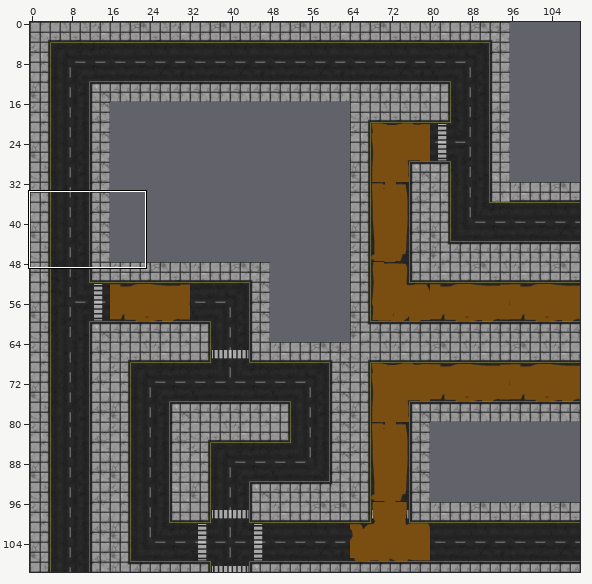
Tiled map (JSON) -- src/stages/circuit11.json. The first picture is a wide view before the edit; the outline marks the close-up.
Close-up. Before the commit:
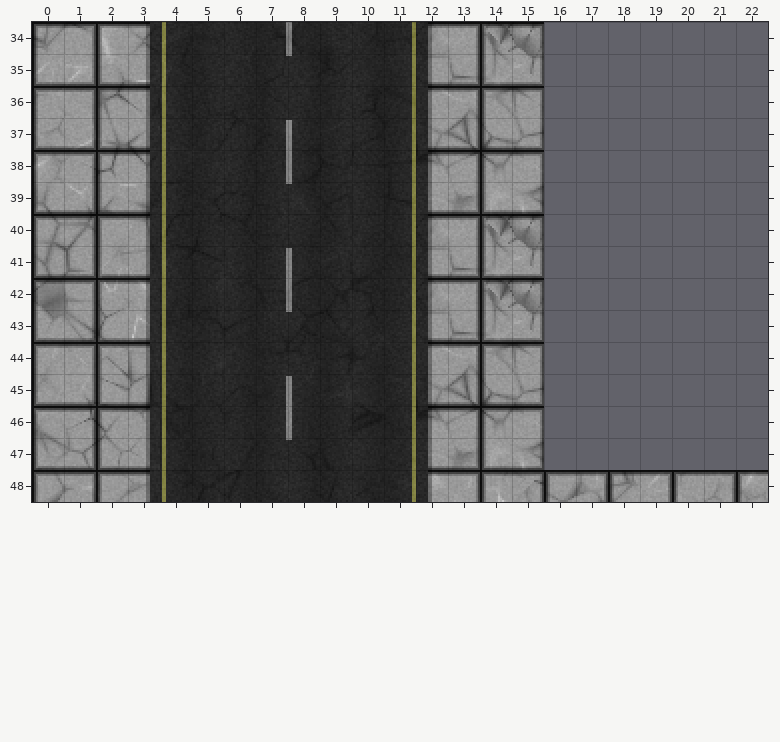
Cells are 16x16 px. Shown: x 0..22, y 34..48.
After:
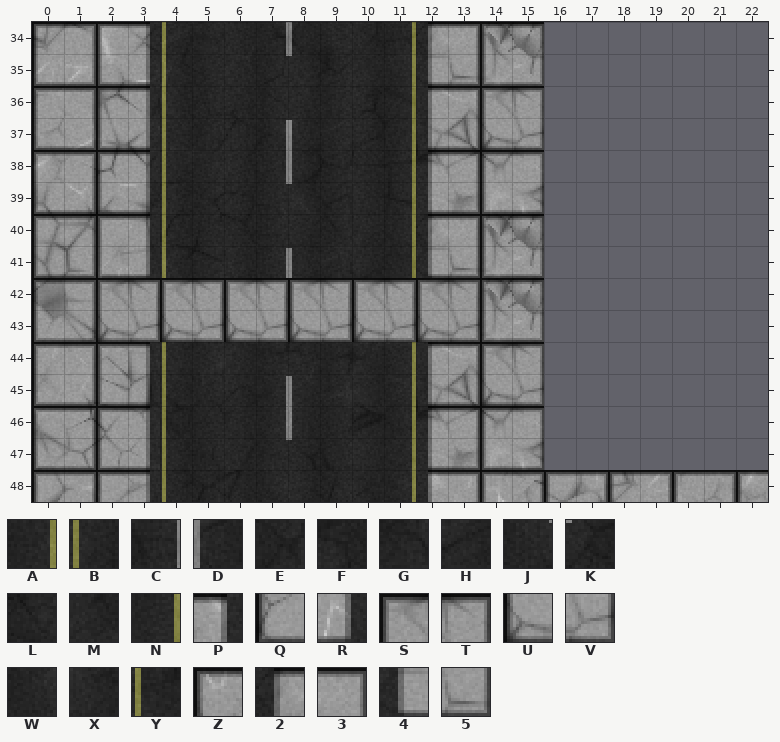
Key: from "roads": A 2011, B 2036, C 5223, D 5224, E 5225, F 5226, G 5421, H 5422, J 5423, K 5424, L 5425, M 5426, N 5427, P 6115, Q 6314, R 6315, S 6478, T 6479, U 6678, V 6679, W 8437, X 8438, Y 8636, Z 9234, 2 9244, 3 9245, 4 9444, 5 9445.
_ is an empty cell, . an unchanged one.
Difference:
--- layer "Walls"
@@ x 2..13 @@
-42 ZP________23
-43 QR________45
+42 STSTSTSTSTST
+43 UVUVUVUVUVUV
--- layer "Floor"
@@ x 4..11 @@
-42 BWXCDEFA
-43 YGHJKLMN
+42 ________
+43 ________
Boxes around the changes in both close-ups, in picture pixels (x1, y1, x2, y2):
changed: (98, 278, 480, 342)
